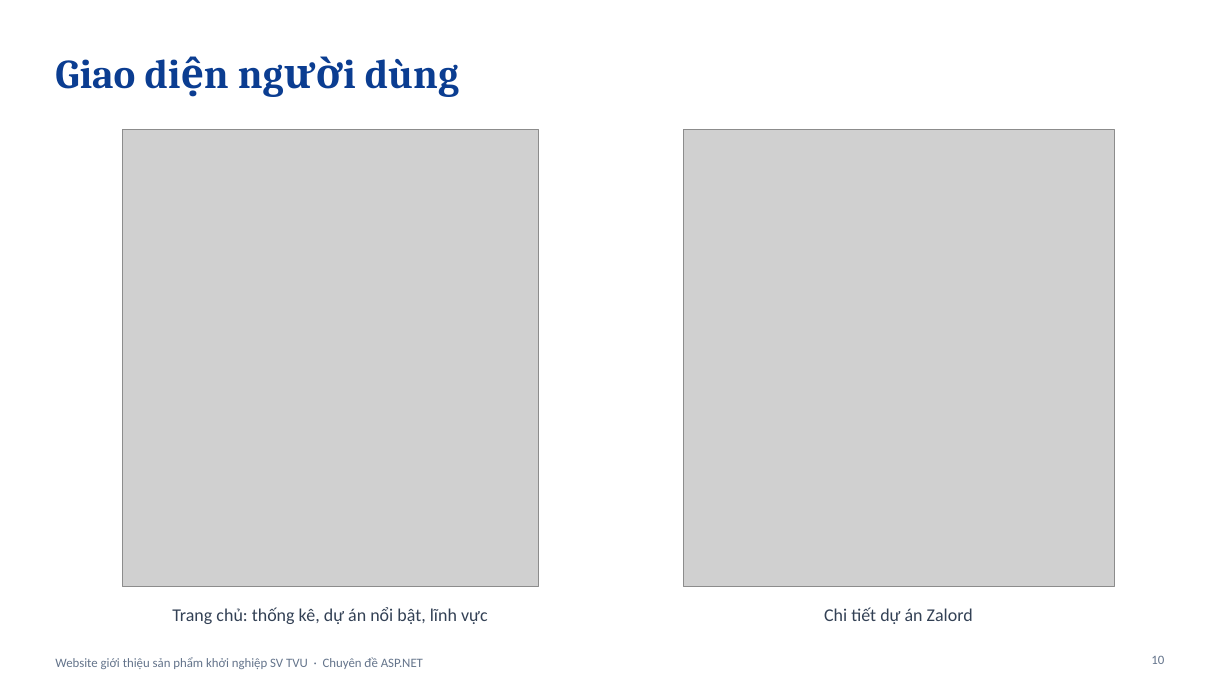
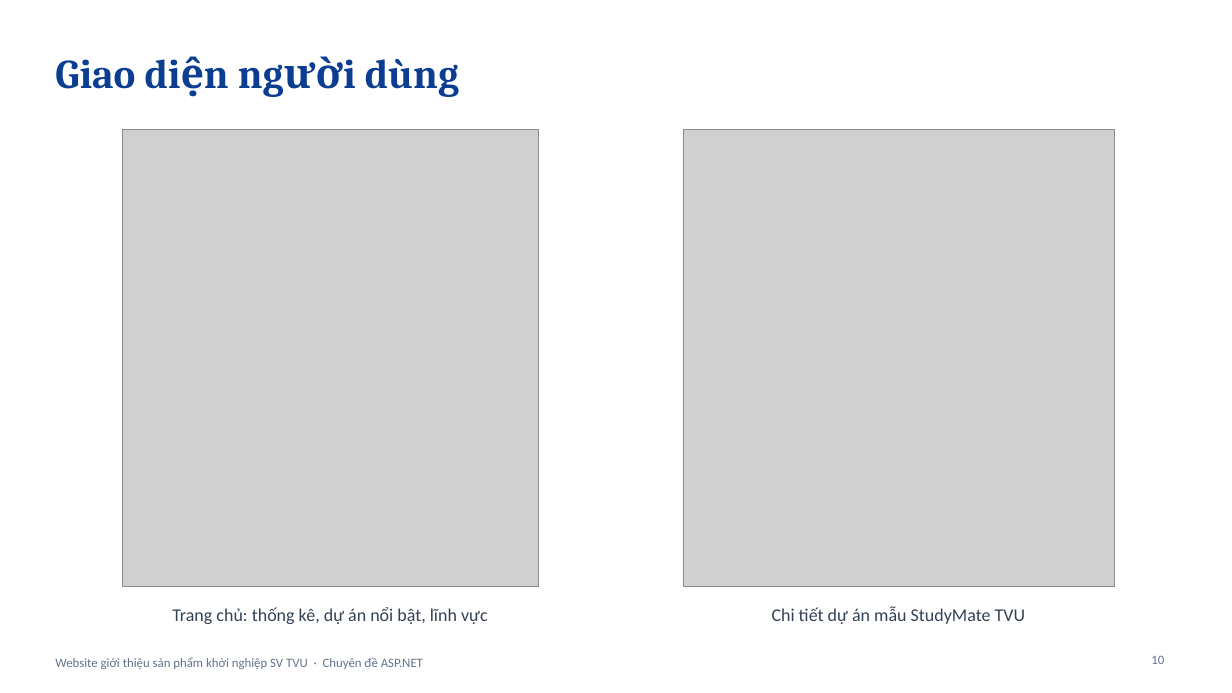
Before and after one commit to taophuong/TVU, a slide deck: slide 10 of docs/BaoCao/SlideThuyetTrinh_170125077_LeVanBinhPhuong.pptx. Drawn at 1232x693 pixels with LibreOffice and Linux fonts; fonts in the diff are those of the drawing; grey boxes stand for pictures. Boxes give left, top, right and bottom in pixels: in the first picture for what was removed or moved away, otherwise in the second. Text is boxed around its words. In the diff, an @@ line names an element or a change of style, - is before the commit and + after.

```diff
--- a/docs/BaoCao/SlideThuyetTrinh_170125077_LeVanBinhPhuong.pptx
+++ b/docs/BaoCao/SlideThuyetTrinh_170125077_LeVanBinhPhuong.pptx
@@ text at box(772, 607, 1025, 624): text changed @@
-Chi tiết dự án Zalord
+Chi tiết dự án mẫu StudyMate TVU
```
Also in this commit, not shown: 2 other slides changed, 48 other files.
